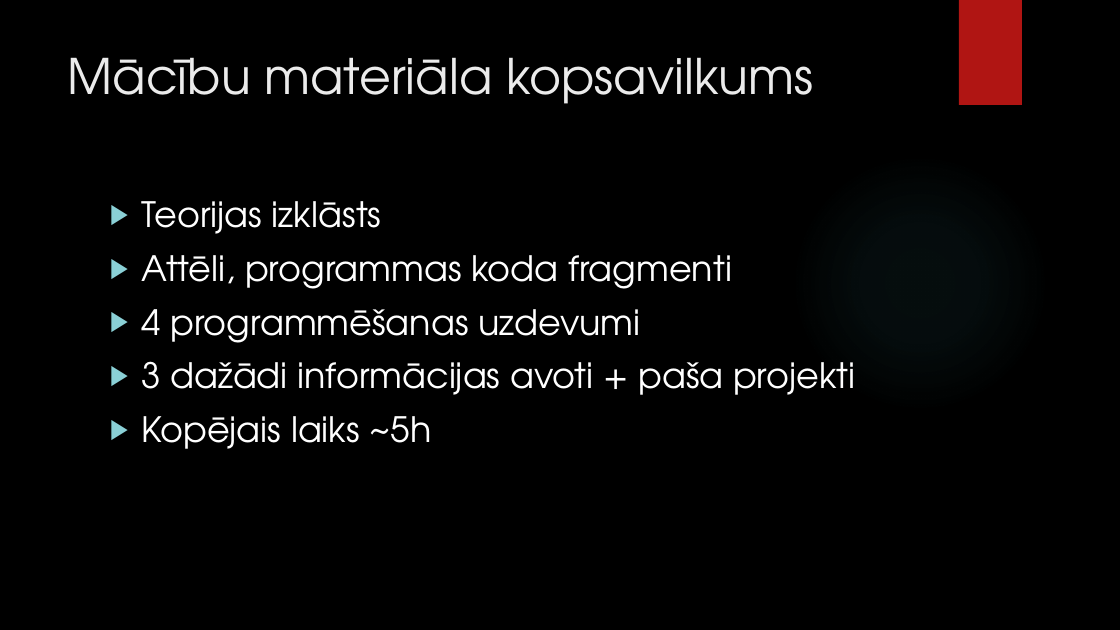
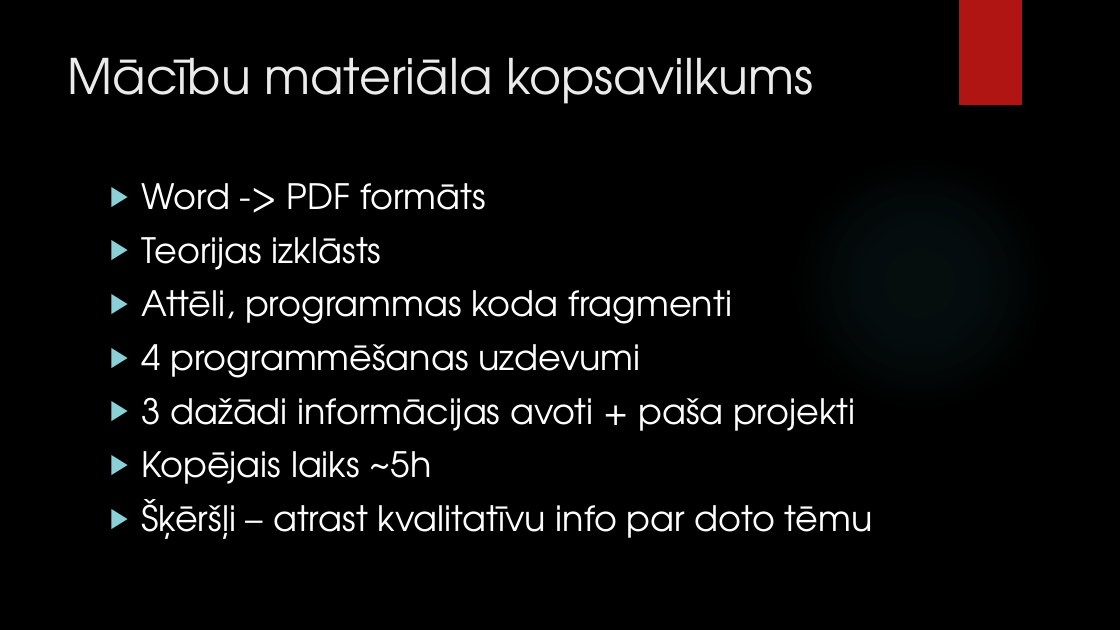
Before and after one commit to Edzhons/eksamens-krumins, a slide deck: slide 5 of macibu_materiali/eksamens_krumins.pptx. Drawn at 1120x630 pixels with LibreOffice and Linux fonts; fonts in the diff are those of the drawing; background and template pictures are left out. Boxes give left, top, right and bottom in pixels: in the first picture for what was removed or moved away, otherwise in the second. Text is boxed around its words. In the diff, an @@ line names an element or a change of style, - is before the commit and + after.

```diff
--- a/macibu_materiali/eksamens_krumins.pptx
+++ b/macibu_materiali/eksamens_krumins.pptx
@@ text "Word -> PDF formāts": place and size @@
-text "Word -> PDF formāts" at bbox=[141, 201, 855, 449]
+text "Word -> PDF formāts" at bbox=[141, 183, 873, 539]
@@ text at bbox=[141, 183, 486, 210]: paragraph added @@
+▶ Word -> PDF formāts
@@ text at bbox=[141, 499, 873, 539]: paragraph added @@
+▶ Šķēršļi – atrast kvalitatīvu info par doto tēmu
```
Also in this commit, not shown: 2 other slides changed, 2 slides added, 1 slide removed, 1 other file.
